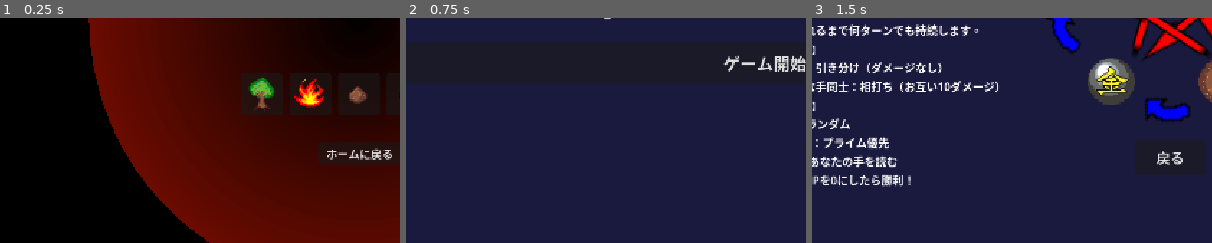
Above: before the commit, frames 1-3 (left to right).
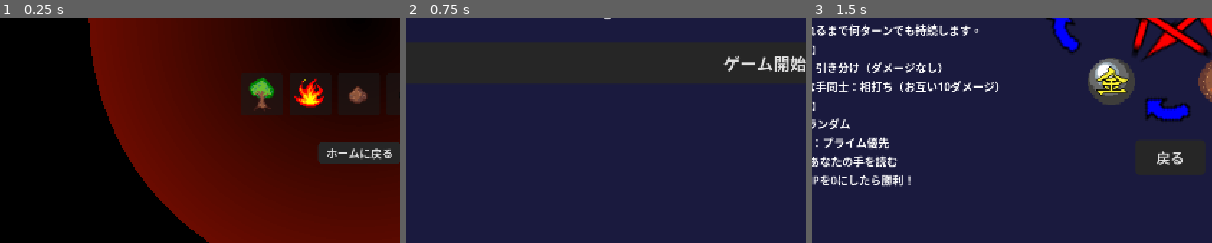
Above: after the commit, the same moments.

Repository: Ragulai1214/gogyoken
Game: Godot game, scene res://scenes/Battle.tscn
Two runs of this game, one before a commit and one after it. Both use one fixed random seed, a clock stepped at 60 frames per second and the inputs below. This scene is started directly instead of the project's main scene.
Inputs:
- Up to frame 1 (0.25 s): no input
- Up to frame 2 (0.75 s): click "ホームに戻る" at 0.5 s
- Up to frame 3 (1.5 s): click "ルール説明" at 1.25 s
The pictures show only the part of the screen within x 5-55%, y 50-100%; the shares and areas given below are measured in that part.

The runs differ from the first frame. In frame 1, 0.4% of the frame differs, in the area x 81-98%, y 57-64%; in frame 2, less than 0.1%; in frame 3, less than 0.1%.

Commit message:
change button style

Diff:
--- a/scripts/Battle.gd
+++ b/scripts/Battle.gd
@@ -57,6 +57,8 @@
 	audio_player = AudioStreamPlayer.new()
 	add_child(audio_player)
 	home_button.pressed.connect(GameManager.play_button_se)
+	var gm = get_node("/root/GameManager")
+	gm.apply_button_style(get_node("Button"))
 
 func play_prime_effect(pos: Vector2) -> void:
 	prime_effect.stop()
--- a/scripts/GameManager.gd
+++ b/scripts/GameManager.gd
@@ -138,3 +138,21 @@
 		add_child(button_audio)
 		button_audio.stream = load("res://assets/SE/ボタン.wav")
 	button_audio.play()
+
+func apply_button_style(btn: Button) -> void:
+	var normal_style = StyleBoxFlat.new()
+	normal_style.bg_color = Color(0.15, 0.15, 0.15, 1.0)
+	normal_style.corner_radius_top_left = 6
+	normal_style.corner_radius_top_right = 6
+	normal_style.corner_radius_bottom_left = 6
+	normal_style.corner_radius_bottom_right = 6
+	btn.add_theme_stylebox_override("normal", normal_style)
+
+	var hover_style = StyleBoxFlat.new()
+	hover_style.bg_color = Color(0.0, 0.67, 1.0, 1.0)
+	hover_style.corner_radius_top_left = 6
+	hover_style.corner_radius_top_right = 6
+	hover_style.corner_radius_bottom_left = 6
+	hover_style.corner_radius_bottom_right = 6
+	btn.add_theme_color_override("font_hover_color", Color(1, 1, 1, 1))
+	btn.add_theme_stylebox_override("hover", hover_style)
--- a/scripts/Main.gd
+++ b/scripts/Main.gd
@@ -37,9 +37,15 @@
 	rule_button.text = "ルール説明"
 	rule_button.pressed.connect(_on_rule_pressed)
 
-	start_button.pressed.connect(GameManager.play_button_se)
+	var gm = get_node("/root/GameManager")
+	gm.apply_button_style(start_button)
 	for btn in difficulty_buttons.get_children():
-		btn.pressed.connect(GameManager.play_button_se)
+		gm.apply_button_style(btn)
+	gm.apply_button_style(get_node("Button"))
+
+	start_button.pressed.connect(gm.play_button_se)
+	for btn in difficulty_buttons.get_children():
+		btn.pressed.connect(gm.play_button_se)
 
 # =====================
 # 難易度ボタンを動的生成
--- a/scripts/Result.gd
+++ b/scripts/Result.gd
@@ -14,6 +14,10 @@
 func _ready() -> void:
 	audio_player = AudioStreamPlayer.new()
 	add_child(audio_player)
+
+	var gm = get_node("/root/GameManager")
+	gm.apply_button_style(retry_button)
+	gm.apply_button_style(home_button)
 
 	if winner == "player":
 		result_label.text = "勝利！"
--- a/scripts/Rule.gd
+++ b/scripts/Rule.gd
@@ -6,8 +6,11 @@
 @onready var back_button: Button = $BackButton
 
 func _ready() -> void:
+	var gm = get_node("/root/GameManager")
+	gm.apply_button_style(back_button)
+
 	back_button.pressed.connect(_on_back_pressed)
-	back_button.pressed.connect(GameManager.play_button_se)
+	back_button.pressed.connect(gm.play_button_se)
 
 func _on_back_pressed() -> void:
 	get_tree().change_scene_to_file("res://scenes/Main.tscn")
--- /dev/null
+++ b/theme.tres
@@ -0,0 +1,3 @@
+[gd_resource type="Theme" format=3 uid="uid://dbwpt70vfmga0"]
+
+[resource]
